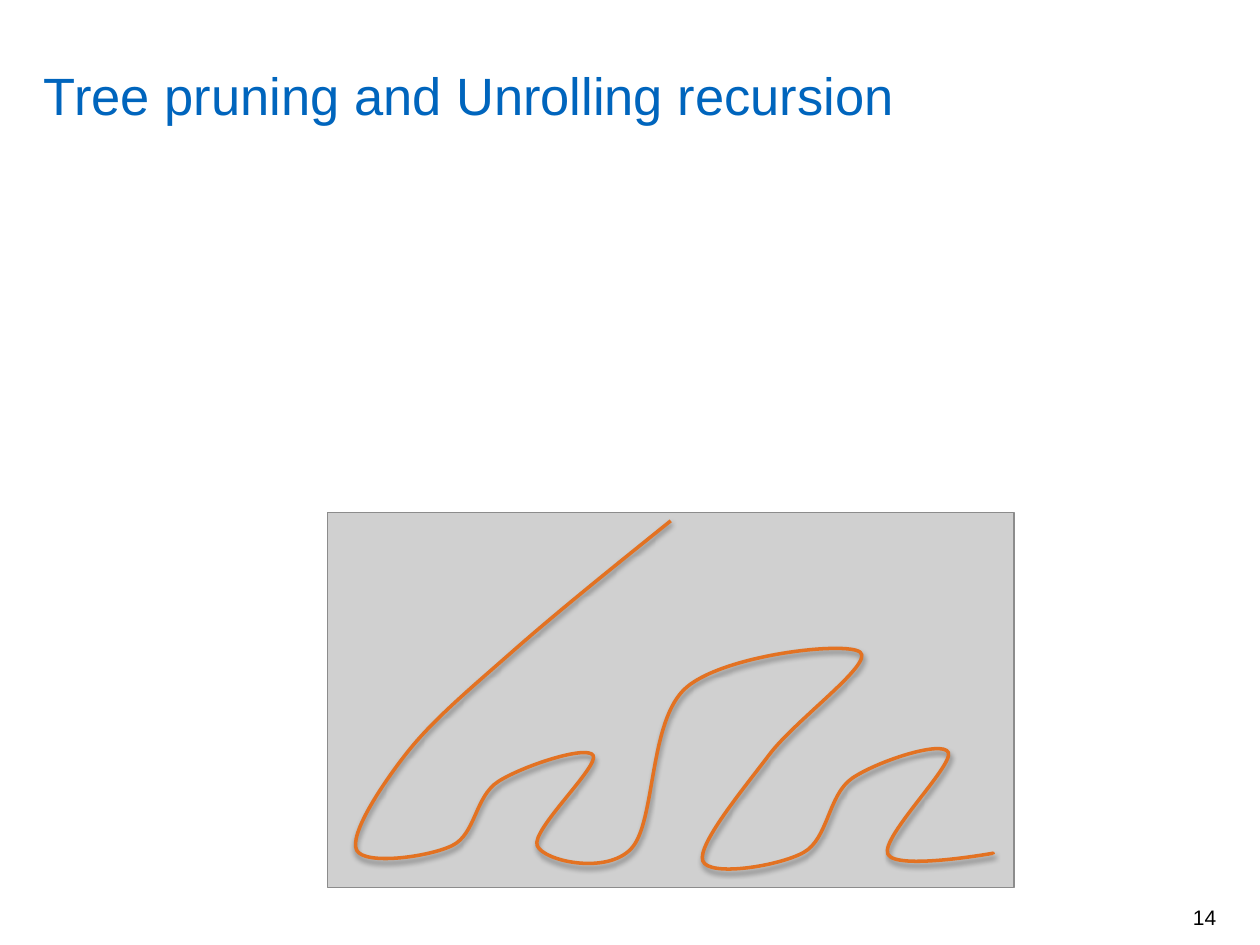
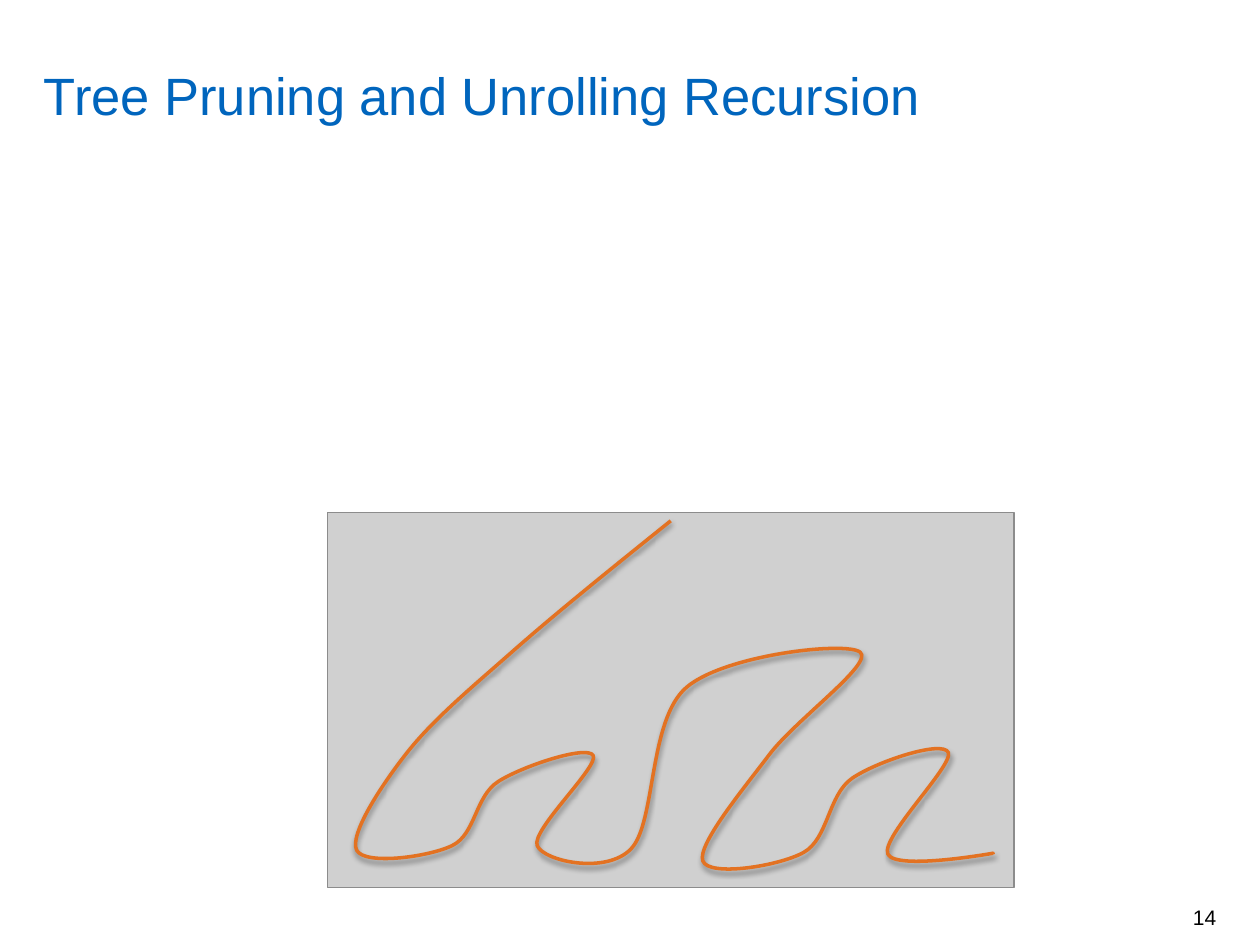
Before and after one commit to yadhu1961/thesis_5GPolorCodes, a slide deck: slide 14 of final_presentation/finalPpt1.4.pptx. Drawn at 1260x945 pixels with LibreOffice and Linux fonts; fonts in the diff are those of the drawing; grey boxes stand for pictures; background and template pictures are left out. Boxes give left, top, right and bottom in pixels: in the first picture for what was removed or moved away, otherwise in the second. Text is boxed around its words. In the diff, an @@ line names an element or a change of style, - is before the commit and + after.

```diff
--- a/final_presentation/finalPpt1.4.pptx
+++ b/final_presentation/finalPpt1.4.pptx
@@ title at [44,77,919,126]: text changed @@
-Tree pruning and Unrolling recursion
+Tree Pruning and Unrolling Recursion
```
Also in this commit, not shown: 19 other slides changed.
